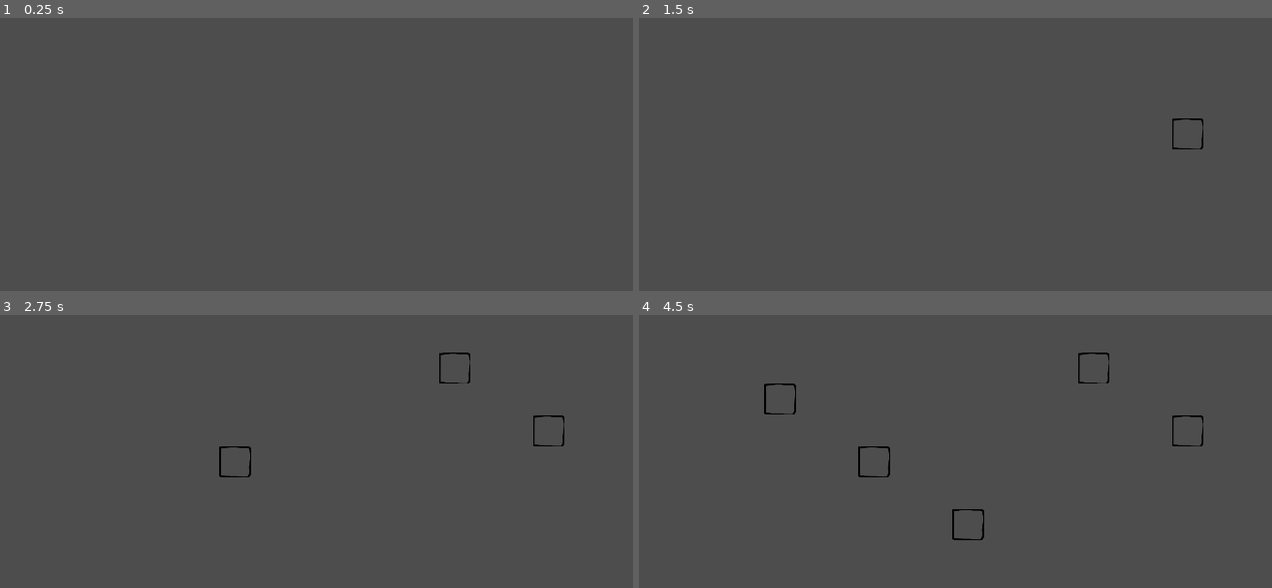
Above: before the commit, frames 1-4 (two rows, left to right).
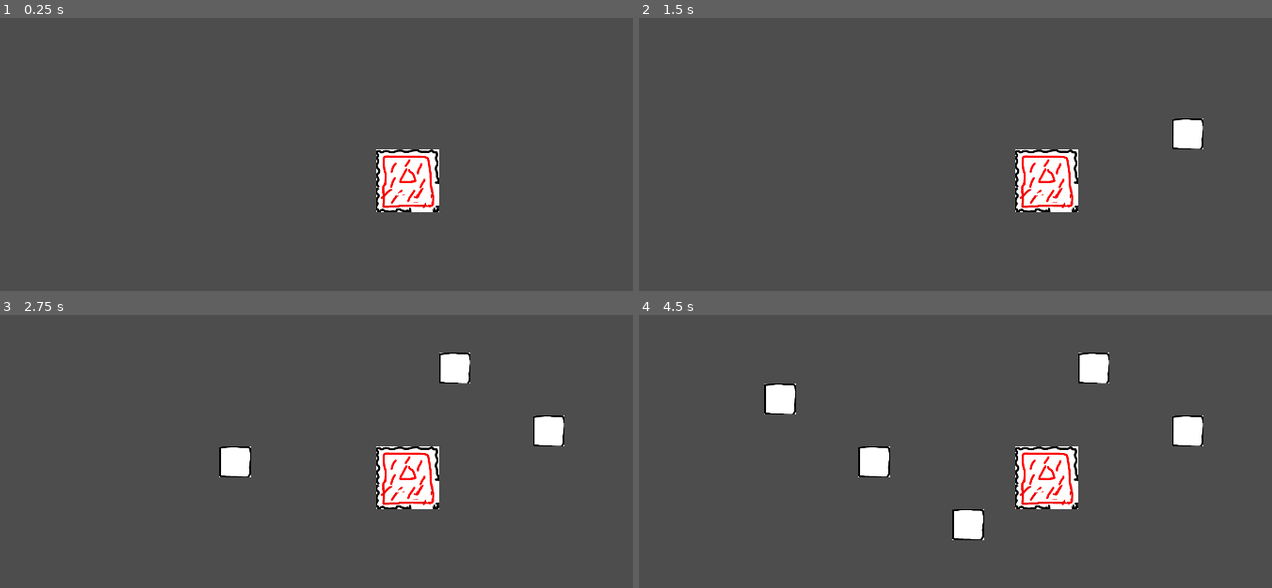
Above: after the commit, the same moments.

Repository: adotrdot/Endour-Gemastik2023
Game: Godot game, scene res://scenes/main.tscn
The game is run twice, just before and just after one commit, with the same random seed, the same clock (stepped at 60 frames per second) and the same inputs. Before the commit the project starts from res://main.tscn.
Inputs (mouse positions are in pixels of both pictures, inside the frame that each line leads up to):
- Up to frame 1 (0.25 s): no input
- Up to frame 2 (1.5 s): tap Enter at 0.5 s; move the mouse to (1183, 127) at 0.52 s; press the mouse at (1183, 127) at 0.53 s; right-click (1183, 127) at 0.8 s; tap Space at 1.25 s; move the mouse to (866, 170) at 1.27 s; release the mouse at (866, 170) at 1.28 s; right-click (866, 170) at 1.35 s
- Up to frame 3 (2.75 s): click (227, 467) at 1.55 s; tap Enter at 2 s; move the mouse to (449, 353) at 2.02 s; press the mouse at (449, 353) at 2.03 s; right-click (449, 353) at 2.3 s
- Up to frame 4 (4.5 s): tap Space at 2.75, 4.25 s; move the mouse to (974, 530) at 2.77 s; release the mouse at (974, 530) at 2.78 s; tap Middle mouse button (mb_mid) at 2.85 s; click (974, 530) at 3.05 s; tap Enter at 3.5 s; move the mouse to (1240, 508) at 3.52 s; hold Right mouse button (mb_right) 3.53-4.28 s; click (1240, 508) at 3.67 s; move the mouse to (790, 383) at 4.27 s; click (790, 383) at 4.35 s

The runs differ from the first frame. In frame 1, 2.3% of the frame differs, in the area x 59-70%, y 48-72%; in frame 2, 2.7%; in frame 3, 3.7%; in frame 4, 4.7%, in the area x 19-90%, y 13-83%.

Commit message:
prototipe 0.1.1 (add prototipe asrama & kampus)
+ Rekonstruksi struktur folder projek

Diff:
--- a/Level.gd
+++ /dev/null
@@ -1,27 +0,0 @@
-extends Node2D
-
-var can_place = true
-@onready var tilemap = $TileMap
-
-
-func _process(delta):
-	if can_place:
-		if Input.is_action_pressed("mb_left"):
-			place_tile()
-		elif Input.is_action_pressed("mb_right"):
-			remove_tile()
-
-func place_tile():
-	var mousepos : Vector2i = get_local_mouse_position()
-	var tilepos = tilemap.local_to_map(mousepos)
-	tilemap.set_cells_terrain_connect(0, [tilepos], 0, 0)
-
-
-func remove_tile():
-	var mousepos : Vector2i = get_local_mouse_position()
-	var tilepos = tilemap.local_to_map(mousepos)
-	tilemap.erase_cell(0, tilepos)
-	for tile in tilemap.get_surrounding_cells(tilepos):
-		if tilemap.get_cell_source_id(0, tile) != -1:
-			tilemap.erase_cell(0, tile)
-			tilemap.set_cells_terrain_connect(0, [tile], 0, 0)
--- a/project.godot
+++ b/project.godot
@@ -11,7 +11,7 @@
 [application]
 
 config/name="project"
-run/main_scene="res://main.tscn"
+run/main_scene="res://scenes/main.tscn"
 config/features=PackedStringArray("4.0", "Mobile")
 config/icon="res://icon.svg"
 
--- a/main.tscn
+++ b/scenes/main.tscn
@@ -1,8 +1,10 @@
-[gd_scene load_steps=7 format=3 uid="uid://xxvh43pwrsxo"]
-
-[ext_resource type="Script" path="res://Level.gd" id="1_17kps"]
-[ext_resource type="Texture2D" uid="uid://b2ehdauqbptci" path="res://Tileset.png" id="1_oqtrh"]
-[ext_resource type="Script" path="res://cam_container.gd" id="3_ljylx"]
+[gd_scene load_steps=11 format=3 uid="uid://xxvh43pwrsxo"]
+
+[ext_resource type="Script" path="res://scripts/Level.gd" id="1_k6mty"]
+[ext_resource type="Texture2D" uid="uid://b2ehdauqbptci" path="res://assets/jalan/tileset_jalan.png" id="2_e6o7i"]
+[ext_resource type="Texture2D" uid="uid://boom5kgqcxns2" path="res://assets/asrama/asrama.png" id="3_c7tp5"]
+[ext_resource type="Script" path="res://scripts/cam_container.gd" id="3_vqskw"]
+[ext_resource type="Texture2D" uid="uid://dosq5o4hy4gia" path="res://assets/kampus/kampus.png" id="4_cs1d2"]
 
 [sub_resource type="NavigationPolygon" id="NavigationPolygon_phqxi"]
 vertices = PackedVector2Array(-40, -40, 40, -40, 40, 40, -40, 40)
@@ -11,7 +13,7 @@
 
 [sub_resource type="TileSetAtlasSource" id="TileSetAtlasSource_8hisn"]
 resource_name = "road"
-texture = ExtResource("1_oqtrh")
+texture = ExtResource("2_e6o7i")
 texture_region_size = Vector2i(80, 80)
 0:0/0 = 0
 0:0/0/terrain_set = 0
@@ -143,20 +145,98 @@
 0:3/0/physics_layer_0/polygon_0/points = PackedVector2Array(-40, -40, 40, -40, 40, 40, -40, 40)
 0:3/0/navigation_layer_0/polygon = SubResource("NavigationPolygon_phqxi")
 
+[sub_resource type="TileSetAtlasSource" id="TileSetAtlasSource_0i6sa"]
+texture = ExtResource("3_c7tp5")
+texture_region_size = Vector2i(80, 80)
+0:0/0 = 0
+0:0/0/terrain_set = 0
+0:0/0/terrain = 1
+0:0/0/physics_layer_0/linear_velocity = Vector2(0, 0)
+0:0/0/physics_layer_0/angular_velocity = 0.0
+0:0/0/physics_layer_0/polygon_0/points = PackedVector2Array(-40, -40, 40, -40, 40, 40, -40, 40)
+0:1/0 = 0
+0:1/0/terrain_set = 0
+0:1/0/terrain = 1
+0:1/0/physics_layer_0/linear_velocity = Vector2(0, 0)
+0:1/0/physics_layer_0/angular_velocity = 0.0
+0:1/0/physics_layer_0/polygon_0/points = PackedVector2Array(-40, -40, 40, -40, 40, 40, -40, 40)
+1:0/0 = 0
+1:0/0/terrain_set = 0
+1:0/0/terrain = 1
+1:0/0/physics_layer_0/linear_velocity = Vector2(0, 0)
+1:0/0/physics_layer_0/angular_velocity = 0.0
+1:0/0/physics_layer_0/polygon_0/points = PackedVector2Array(-40, -40, 40, -40, 40, 40, -40, 40)
+1:1/0 = 0
+1:1/0/terrain_set = 0
+1:1/0/terrain = 2
+1:1/0/physics_layer_0/linear_velocity = Vector2(0, 0)
+1:1/0/physics_layer_0/angular_velocity = 0.0
+1:1/0/physics_layer_0/polygon_0/points = PackedVector2Array(-40, -40, 40, -40, 40, 40, -40, 40)
+
+[sub_resource type="TileSetAtlasSource" id="TileSetAtlasSource_tgdb0"]
+texture = ExtResource("4_cs1d2")
+texture_region_size = Vector2i(80, 80)
+0:0/0 = 0
+0:0/0/terrain_set = 0
+0:0/0/terrain = 3
+0:0/0/physics_layer_0/linear_velocity = Vector2(0, 0)
+0:0/0/physics_layer_0/angular_velocity = 0.0
+0:0/0/physics_layer_0/polygon_0/points = PackedVector2Array(-40, -40, -40, 40, 40, 40, 40, -40)
+1:0/0 = 0
+1:0/0/terrain_set = 0
+1:0/0/terrain = 3
+1:0/0/physics_layer_0/linear_velocity = Vector2(0, 0)
+1:0/0/physics_layer_0/angular_velocity = 0.0
+1:0/0/physics_layer_0/polygon_0/points = PackedVector2Array(-40, -40, -40, 40, 40, 40, 40, -40)
+2:0/0 = 0
+2:0/0/terrain_set = 0
+2:0/0/terrain = 3
+2:0/0/physics_layer_0/linear_velocity = Vector2(0, 0)
+2:0/0/physics_layer_0/angular_velocity = 0.0
+2:0/0/physics_layer_0/polygon_0/points = PackedVector2Array(-40, -40, -40, 40, 40, 40, 40, -40)
+0:1/0 = 0
+0:1/0/terrain_set = 0
+0:1/0/terrain = 3
+0:1/0/physics_layer_0/linear_velocity = Vector2(0, 0)
+0:1/0/physics_layer_0/angular_velocity = 0.0
+0:1/0/physics_layer_0/polygon_0/points = PackedVector2Array(-40, -40, -40, 40, 40, 40, 40, -40)
+1:1/0 = 0
+1:1/0/terrain_set = 0
+1:1/0/terrain = 4
+1:1/0/physics_layer_0/linear_velocity = Vector2(0, 0)
+1:1/0/physics_layer_0/angular_velocity = 0.0
+1:1/0/physics_layer_0/polygon_0/points = PackedVector2Array(-40, -40, -40, 40, 40, 40, 40, -40)
+2:1/0 = 0
+2:1/0/terrain_set = 0
+2:1/0/terrain = 3
+2:1/0/physics_layer_0/linear_velocity = Vector2(0, 0)
+2:1/0/physics_layer_0/angular_velocity = 0.0
+2:1/0/physics_layer_0/polygon_0/points = PackedVector2Array(-40, -40, -40, 40, 40, 40, 40, -40)
+
 [sub_resource type="TileSet" id="TileSet_w2bvw"]
 tile_size = Vector2i(80, 80)
 uv_clipping = true
 physics_layer_0/collision_layer = 1
 terrain_set_0/mode = 2
-terrain_set_0/terrain_0/name = "Terrain 0"
+terrain_set_0/terrain_0/name = "jalan"
 terrain_set_0/terrain_0/color = Color(0.501961, 0.345098, 0.25098, 1)
+terrain_set_0/terrain_1/name = "asrama 1"
+terrain_set_0/terrain_1/color = Color(0.5, 0.4375, 0.25, 1)
+terrain_set_0/terrain_2/name = "asrama_gerbang2"
+terrain_set_0/terrain_2/color = Color(0.46875, 0.5, 0.25, 1)
+terrain_set_0/terrain_3/name = "kampus 3"
+terrain_set_0/terrain_3/color = Color(0.375, 0.5, 0.25, 1)
+terrain_set_0/terrain_4/name = "kampus_gerbang 4"
+terrain_set_0/terrain_4/color = Color(0.28125, 0.5, 0.25, 1)
 navigation_layer_0/layers = 1
 sources/0 = SubResource("TileSetAtlasSource_8hisn")
+sources/1 = SubResource("TileSetAtlasSource_0i6sa")
+sources/2 = SubResource("TileSetAtlasSource_tgdb0")
 
 [node name="main" type="Node2D"]
 
 [node name="Level" type="Node2D" parent="."]
-script = ExtResource("1_17kps")
+script = ExtResource("1_k6mty")
 
 [node name="TileMap" type="TileMap" parent="Level"]
 rotation = 0.00141728
@@ -164,6 +244,6 @@
 format = 2
 
 [node name="cam_container" type="Node2D" parent="."]
-script = ExtResource("3_ljylx")
+script = ExtResource("3_vqskw")
 
 [node name="Camera2D" type="Camera2D" parent="cam_container"]
--- /dev/null
+++ b/scripts/Level.gd
@@ -0,0 +1,44 @@
+extends Node2D
+
+var can_place = true
+@onready var tilemap = $TileMap
+
+
+func _ready():
+	tilemap.add_layer(1)
+	var asrama_tilepos = [Vector2i(0,0), Vector2i(0,1), Vector2i(1,0), Vector2i(1,1)]
+	var asrama_atlas_coords = [Vector2i(0,0), Vector2i(0,1), Vector2i(1,0), Vector2i(1,1)]
+	for i in range(4):
+		tilemap.set_cell(1,asrama_tilepos[i],1,asrama_atlas_coords[i])
+	tilemap.set_cells_terrain_connect(0, [asrama_tilepos[-1]], 0, 0)
+
+	var kampus_tilepos = [Vector2i(10,10), Vector2i(10,11), Vector2i(11,10), Vector2i(11,11), Vector2i(12,10), Vector2i(12,11)]
+	var kampus_atlas_coords = [Vector2i(0,0), Vector2i(0,1), Vector2i(1,0), Vector2i(1,1), Vector2i(2,0), Vector2i(2,1)]
+	for i in range(6):
+		tilemap.set_cell(1,kampus_tilepos[i],2,kampus_atlas_coords[i])
+	tilemap.set_cells_terrain_connect(0, [kampus_tilepos[3]], 0, 0)
+
+
+func _process(delta):
+	if can_place:
+		if Input.is_action_pressed("mb_left"):
+			place_tile()
+		elif Input.is_action_pressed("mb_right"):
+			remove_tile()
+
+func place_tile():
+	var mousepos : Vector2i = get_local_mouse_position()
+	var tilepos = tilemap.local_to_map(mousepos)
+	tilemap.set_cells_terrain_connect(0, [tilepos], 0, 0)
+
+
+func remove_tile():
+	var mousepos : Vector2i = get_local_mouse_position()
+	var tilepos = tilemap.local_to_map(mousepos)
+	if tilemap.get_cell_source_id(0,tilepos) == 1:
+		return
+	tilemap.erase_cell(0, tilepos)
+	for tile in tilemap.get_surrounding_cells(tilepos):
+		if tilemap.get_cell_source_id(0, tile) == 0:
+			tilemap.erase_cell(0, tile)
+			tilemap.set_cells_terrain_connect(0, [tile], 0, 0)
Binary file removed: Tileset.png
Binary file added: assets/asrama/asrama.png
Not shown, added: assets/asrama/asrama.png.import
Binary file added: assets/jalan/tileset_jalan.png
Not shown, changed: assets/jalan/tileset_jalan.png.import
Not shown, added: assets/kampus/Kampus.png.import
Binary file added: assets/kampus/kampus.png
Not shown, added: assets/kampus/kampus.png.import
Renamed: cam_container.gd -> scripts/cam_container.gd
